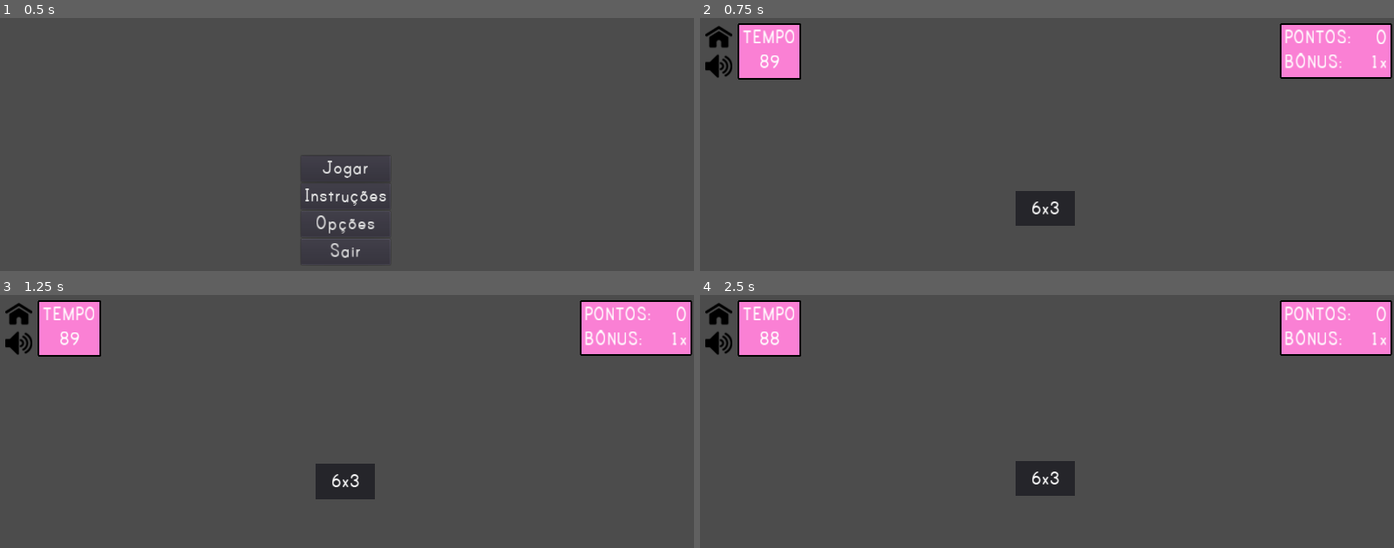
Above: before the commit, frames 1-4 (two rows, left to right).
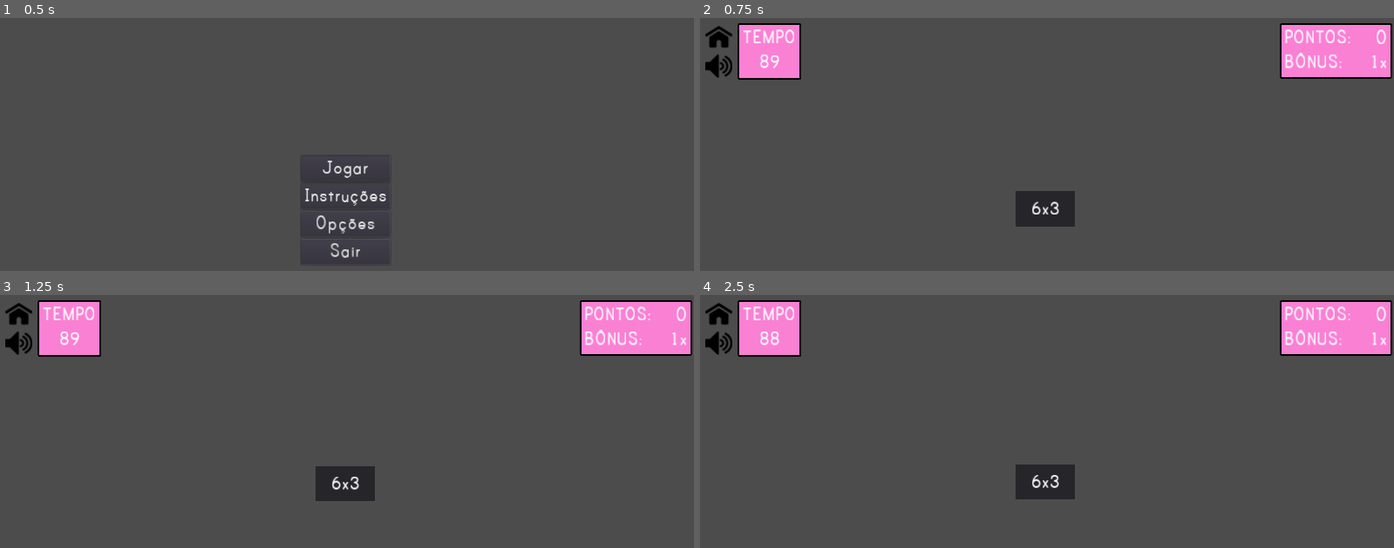
Above: after the commit, the same moments.

Repository: rpeixe/Tabolhada
Game: Godot game, scene res://levels/main_menu/main_menu.tscn
The game is run twice, just before and just after one commit, with the same random seed, the same clock (stepped at 60 frames per second) and the same inputs.
Inputs (mouse positions are in pixels of both pictures, inside the frame that each line leads up to):
- Up to frame 1 (0.5 s): no input
- Up to frame 2 (0.75 s): click "Jogar" at 0.5 s
- Up to frame 3 (1.25 s): no input
- Up to frame 4 (2.5 s): click (720, 312) at 1.25 s; click "Cancelar" at 2 s

Frame 1 is identical in both runs. In frame 2, 0.1% of the frame differs, in the area x 45-55%, y 72-83%; in frame 3, 0.3%; in frame 4, 0.4%, in the area x 45-55%, y 65-81%.

Commit message:
Correção na velocidade

Diff:
--- a/levels/main_game/question_board.gd
+++ b/levels/main_game/question_board.gd
@@ -1,9 +1,9 @@
 extends KinematicBody2D
 
-var bob_speed = 1000.0
+var bob_speed = 10.0
 
 func change_text(num_1, num_2):
 	$Multiplication.text = str(num_1) + "x" + str(num_2)
 
 func _physics_process(delta):
-	move_and_slide(Vector2.UP * cos($Timer.time_left) * bob_speed * delta)
+	move_and_slide(Vector2.UP * cos($Timer.time_left) * bob_speed)
